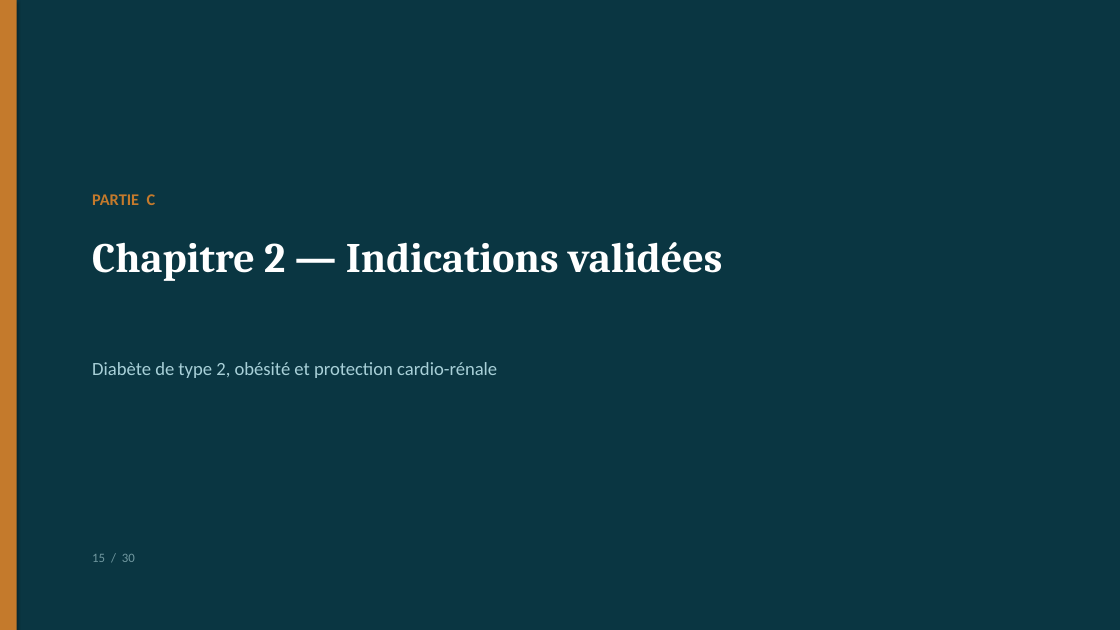
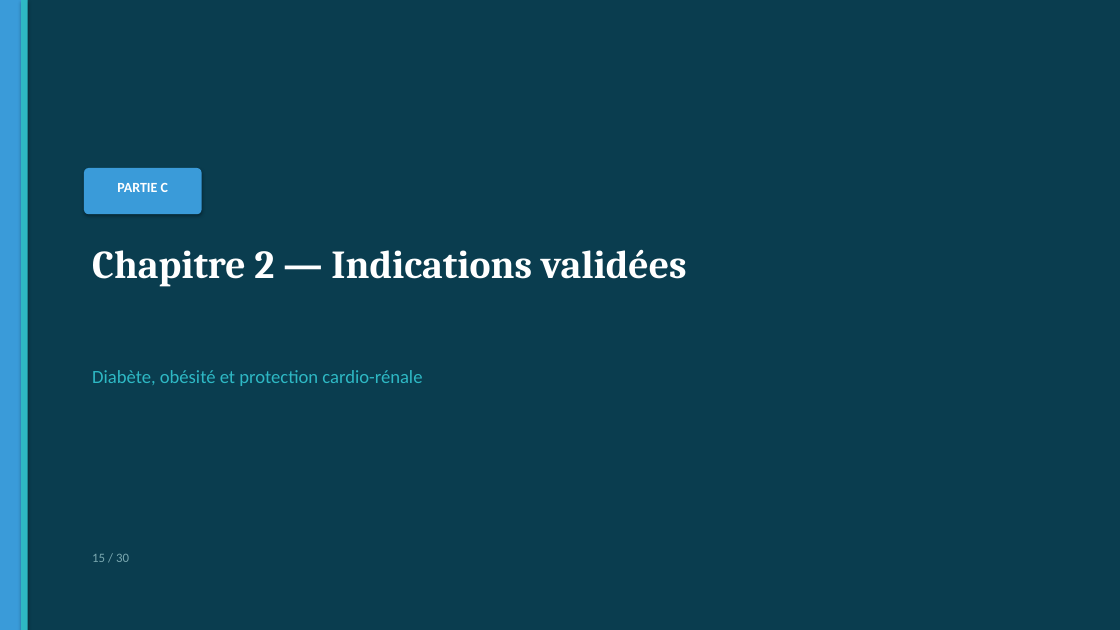
Before and after one commit to Mashtal-Platform/mashtal-platform, a slide deck: slide 15 of docs/presentation/Soutenance_GLP1_Parkinson.pptx. Drawn at 1120x630 pixels with LibreOffice and Linux fonts; fonts in the diff are those of the drawing. Boxes give left, top, right and bottom in pixels: in the first picture for what was removed or moved away, otherwise in the second. Text is boxed around its words. In the diff, an @@ line names an element or a change of style, - is before the commit and + after.

```diff
--- a/docs/presentation/Soutenance_GLP1_Parkinson.pptx
+++ b/docs/presentation/Soutenance_GLP1_Parkinson.pptx
@@ rectangle at <box>0,0,1120,630</box>: fill #0A3642 to #0A3D4F @@
@@ rectangle: place and size @@
-rectangle at <box>0,0,17,630</box>
+rectangle at <box>0,0,21,630</box>
@@ rectangle at <box>0,0,21,630</box>: fill #C47A2C to #3A9BD9 @@
@@ rectangle added at <box>21,0,28,630</box>, fill #2EB8C4 @@
@@ text "PARTIE C": place and size @@
-text "PARTIE C" at <box>92,194,156,205</box>
+text "PARTIE C" at <box>117,183,168,192</box>
@@ text "PARTIE C" at <box>117,183,168,192</box>: size 14 to 12 pt, text colour #C47A2C to #FFFFFF; alignment left to centre @@
@@ rounded rectangle added at <box>84,168,202,214</box>, fill #3A9BD9 @@
@@ text "Chapitre 2 — Indications validées": place and size @@
-text "Chapitre 2 — Indications validées" at <box>92,242,723,281</box>
+text "Chapitre 2 — Indications validées" at <box>92,249,687,287</box>
@@ text "Chapitre 2 — Indications validées" at <box>92,249,687,287</box>: size 36 to 34 pt @@
@@ text at <box>92,370,422,386</box>: text changed; text colour #A8D0D8 to #2EB8C4 @@
-Diabète de type 2, obésité et protection cardio-rénale
+Diabète, obésité et protection cardio-rénale
@@ text "15 / 30" at <box>92,554,129,562</box>: text colour #7098A0 to #7AA8B0 @@
```
Also in this commit, not shown: 27 other slides changed, 2 slides added, 2 slides removed, 9 other files.
